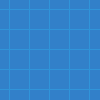
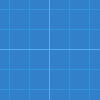
Two versions of the same layered image (100 × 100). Layer-by-layer changes:
added layer "Линия 1 копия 11" above "Линия 1 копия 10" over (49, 0, 50, 100)
added layer "Линия 1 копия 10" above "LINES" over (0, 49, 100, 50)
